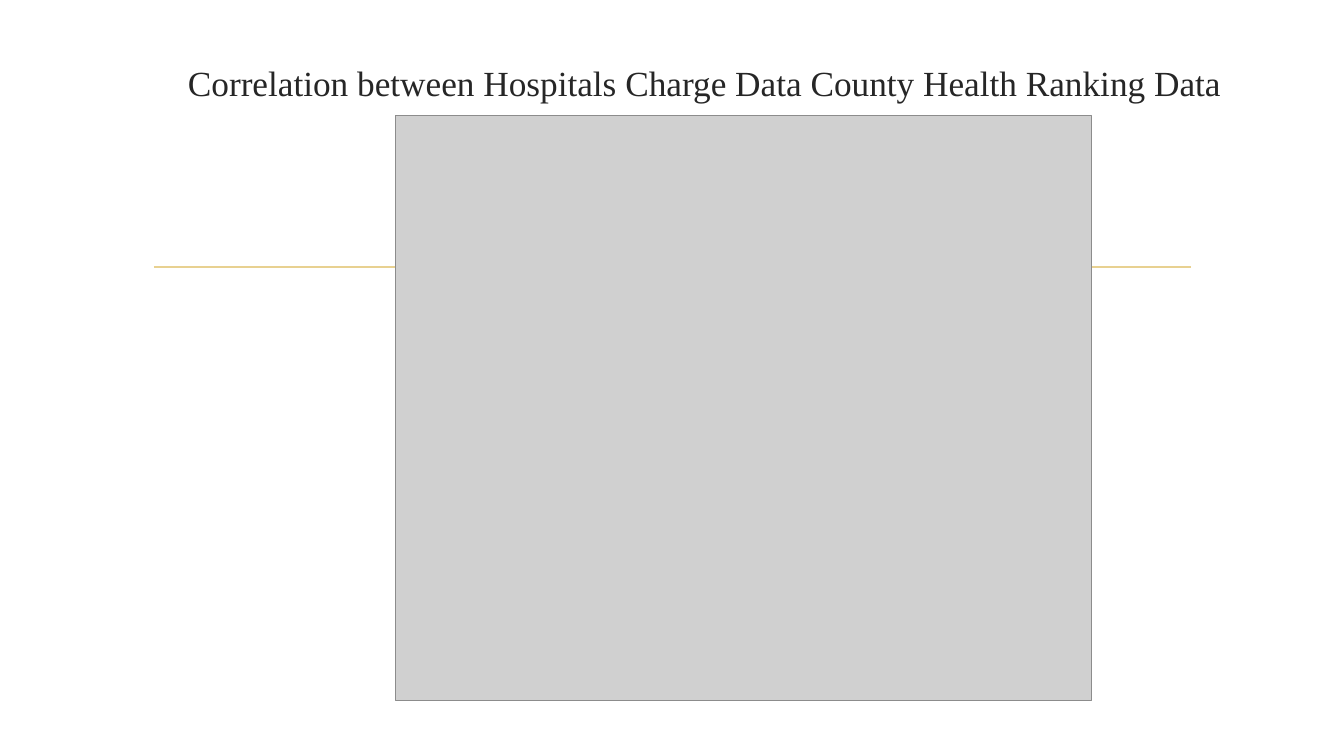
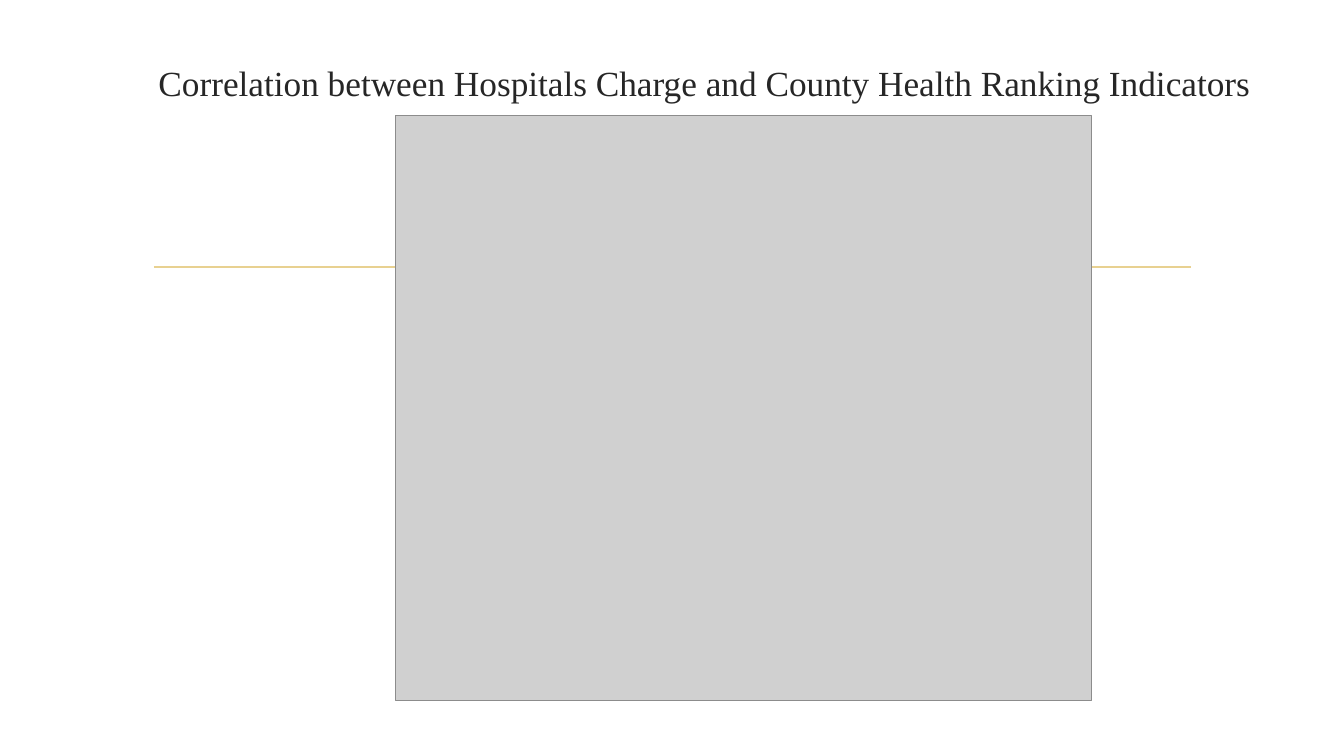
Before and after one commit to asidamo/Variations_In_Hospital_Charges_In_USA, a slide deck: slide 18 of Capstone Presentation.pptx. Drawn at 1344x756 pixels with LibreOffice and Linux fonts; fonts in the diff are those of the drawing; grey boxes stand for pictures; background and template pictures are left out. Boxes give left, top, right and bottom in pixels: in the first picture for what was removed or moved away, otherwise in the second. Text is boxed around its words. In the diff, an @@ line names an element or a change of style, - is before the commit and + after.

```diff
--- a/Capstone Presentation.pptx
+++ b/Capstone Presentation.pptx
@@ title at <box>158,71,1250,103</box>: text changed @@
-Correlation between Hospitals Charge Data County Health Ranking Data
+Correlation between Hospitals Charge and County Health Ranking Indicators
```
Also in this commit, not shown: 5 other slides changed, 1 other file.
